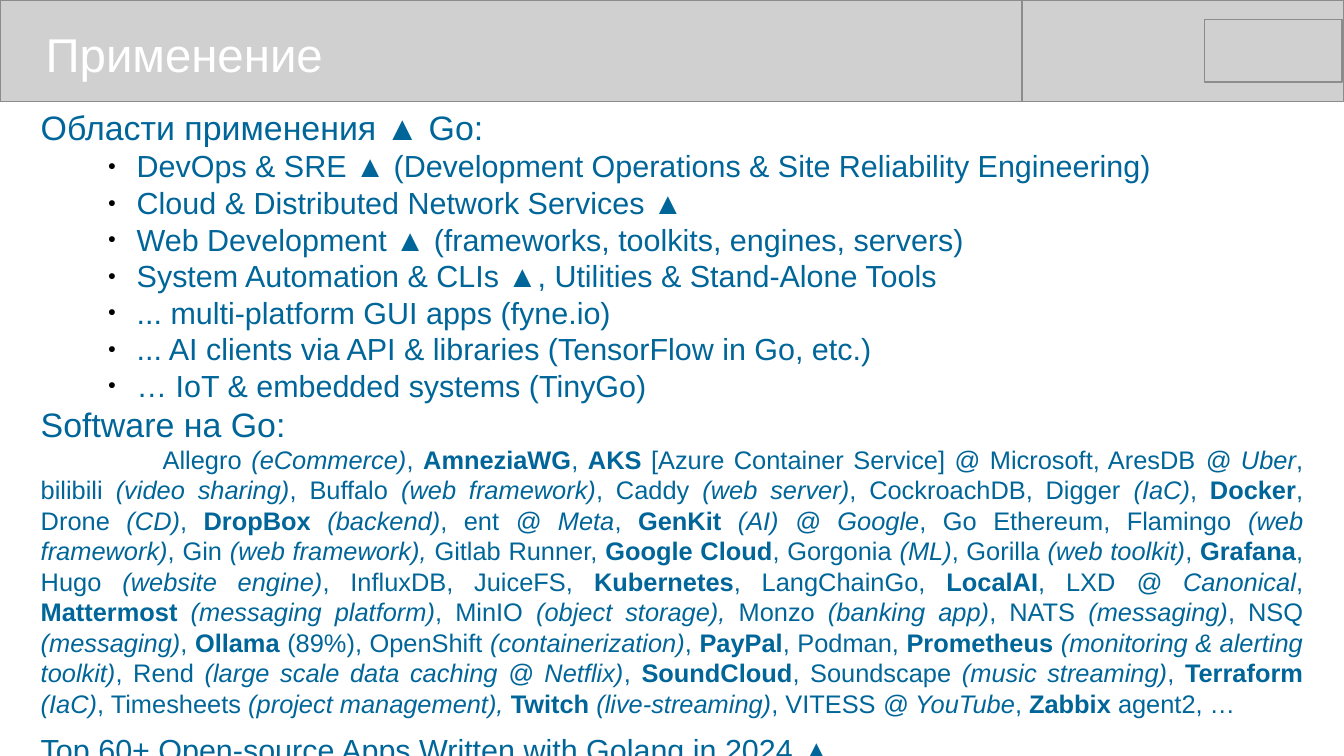
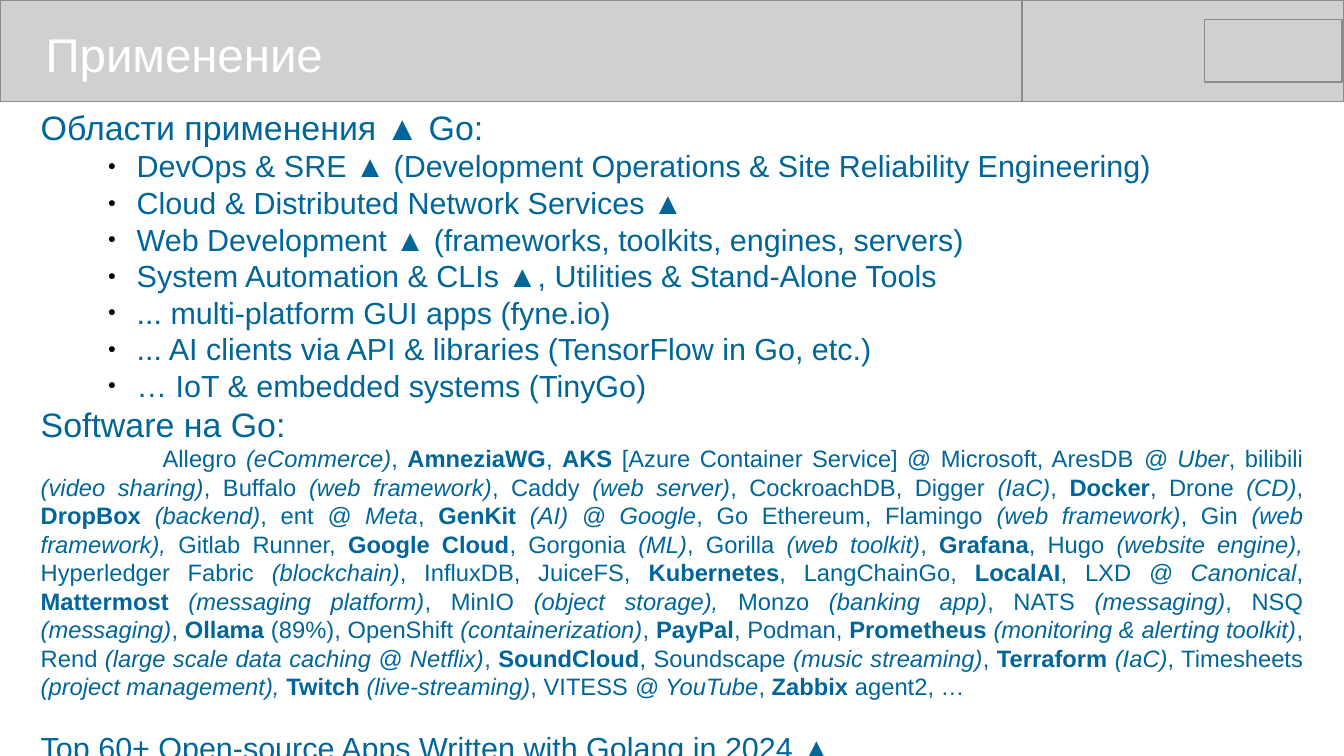
Before and after one commit to mike-shock/Go_language, a slide deck: slide 47 of Go_Preview.odp. Drawn at 1344x756 pixels with LibreOffice and Linux fonts; fonts in the diff are those of the drawing; grey boxes stand for pictures. Boxes give left, top, right and bottom in pixels: in the first picture for what was removed or moved away, otherwise in the second. Text is boxed around its words. In the diff, an @@ line names an element or a change of style, - is before the commit and + after.

```diff
--- a/Go_Preview.odp
+++ b/Go_Preview.odp
@@ text at [41, 449, 1303, 700]: text changed; size 15 to 14 pt @@
-Allegro (eCommerce), AmneziaWG, AKS [Azure Container Service] @ Microsoft, AresDB @ Uber, bilibili (video sharing), Buffalo (web framework), Caddy (web server), CockroachDB, Digger (IaC), Docker, Drone (CD), DropBox (backend), ent @ Meta, GenKit (AI) @ Google, Go Ethereum, Flamingo (web framework), Gin (web framework), Gitlab Runner, Google Cloud, Gorgonia (ML), Gorilla (web toolkit), Grafana, Hugo (website engine), InfluxDB, JuiceFS, Kubernetes, LangChainGo, LocalAI, LXD @ Canonical, Mattermost (messaging platform), MinIO (object storage), Monzo (banking app), NATS (messaging), NSQ (messaging), Ollama (89%), OpenShift (containerization), PayPal, Podman, Prometheus (monitoring & alerting toolkit), Rend (large scale data caching @ Netflix), SoundCloud, Soundscape (music streaming), Terraform (IaC), Timesheets (project management), Twitch (live-streaming), VITESS @ YouTube, Zabbix agent2, …
+Allegro (eCommerce), AmneziaWG, AKS [Azure Container Service] @ Microsoft, AresDB @ Uber, bilibili (video sharing), Buffalo (web framework), Caddy (web server), CockroachDB, Digger (IaC), Docker, Drone (CD), DropBox (backend), ent @ Meta, GenKit (AI) @ Google, Go Ethereum, Flamingo (web framework), Gin (web framework), Gitlab Runner, Google Cloud, Gorgonia (ML), Gorilla (web toolkit), Grafana, Hugo (website engine), Hyperledger Fabric (blockchain), InfluxDB, JuiceFS, Kubernetes, LangChainGo, LocalAI, LXD @ Canonical, Mattermost (messaging platform), MinIO (object storage), Monzo (banking app), NATS (messaging), NSQ (messaging), Ollama (89%), OpenShift (containerization), PayPal, Podman, Prometheus (monitoring & alerting toolkit), Rend (large scale data caching @ Netflix), SoundCloud, Soundscape (music streaming), Terraform (IaC), Timesheets (project management), Twitch (live-streaming), VITESS @ YouTube, Zabbix agent2, …
```
Also in this commit, not shown: 1 other slide changed, 1 other file.
